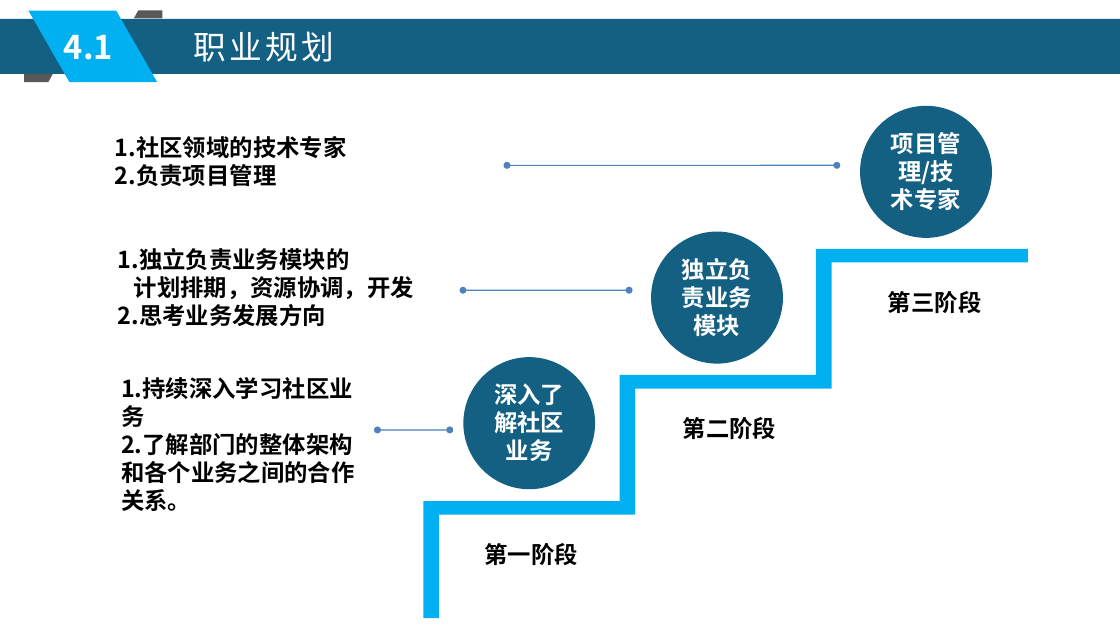
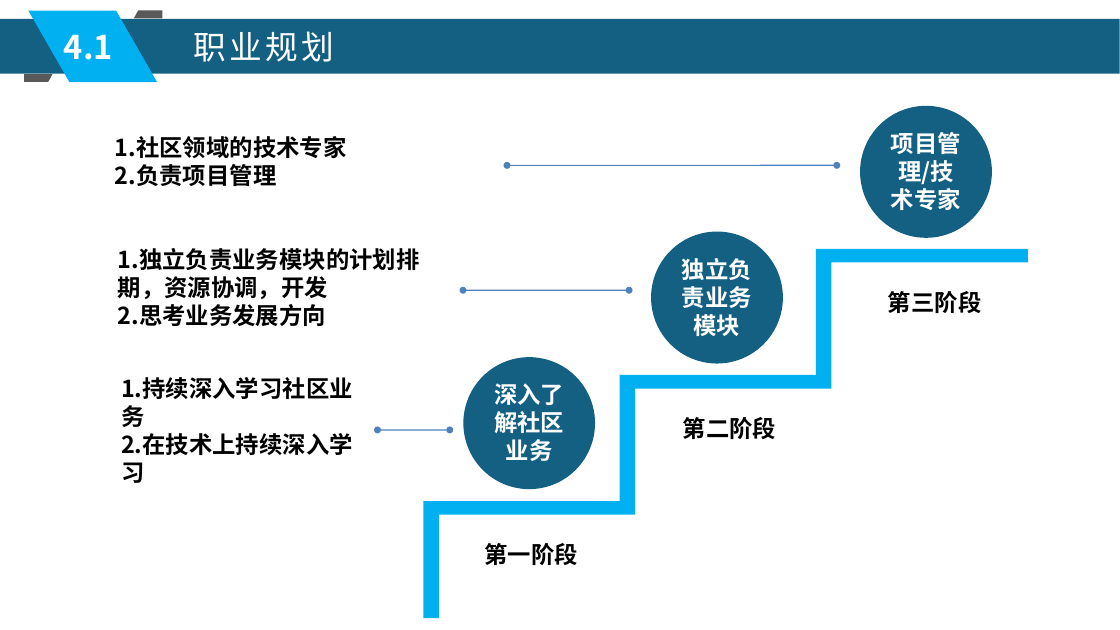
Before and after one commit to xljnc/husky-starter, a slide deck: slide 15 of doc/zzdb.pptx. Drawn at 1120x630 pixels with LibreOffice and Linux fonts; fonts in the diff are those of the drawing. Boxes give left, top, right and bottom in pixels: in the first picture for what was removed or moved away, otherwise in the second. Text is boxed around its words. In the diff, an @@ line names an element or a change of style, - is before the commit and + after.

```diff
--- a/doc/zzdb.pptx
+++ b/doc/zzdb.pptx
@@ freeform shape at [24, 74, 53, 82]: outline redrawn @@
@@ text at [118, 248, 420, 299]: text changed @@
-1.独立负责业务模块的
-计划排期，资源协调，开发
+1.独立负责业务模块的计划排期，资源协调，开发
@@ text at [121, 433, 353, 483]: text changed @@
-2.了解部门的整体架构和各个业务之间的合作关系。
+2.在技术上持续深入学习
```
Also in this commit, not shown: 11 other slides changed.
